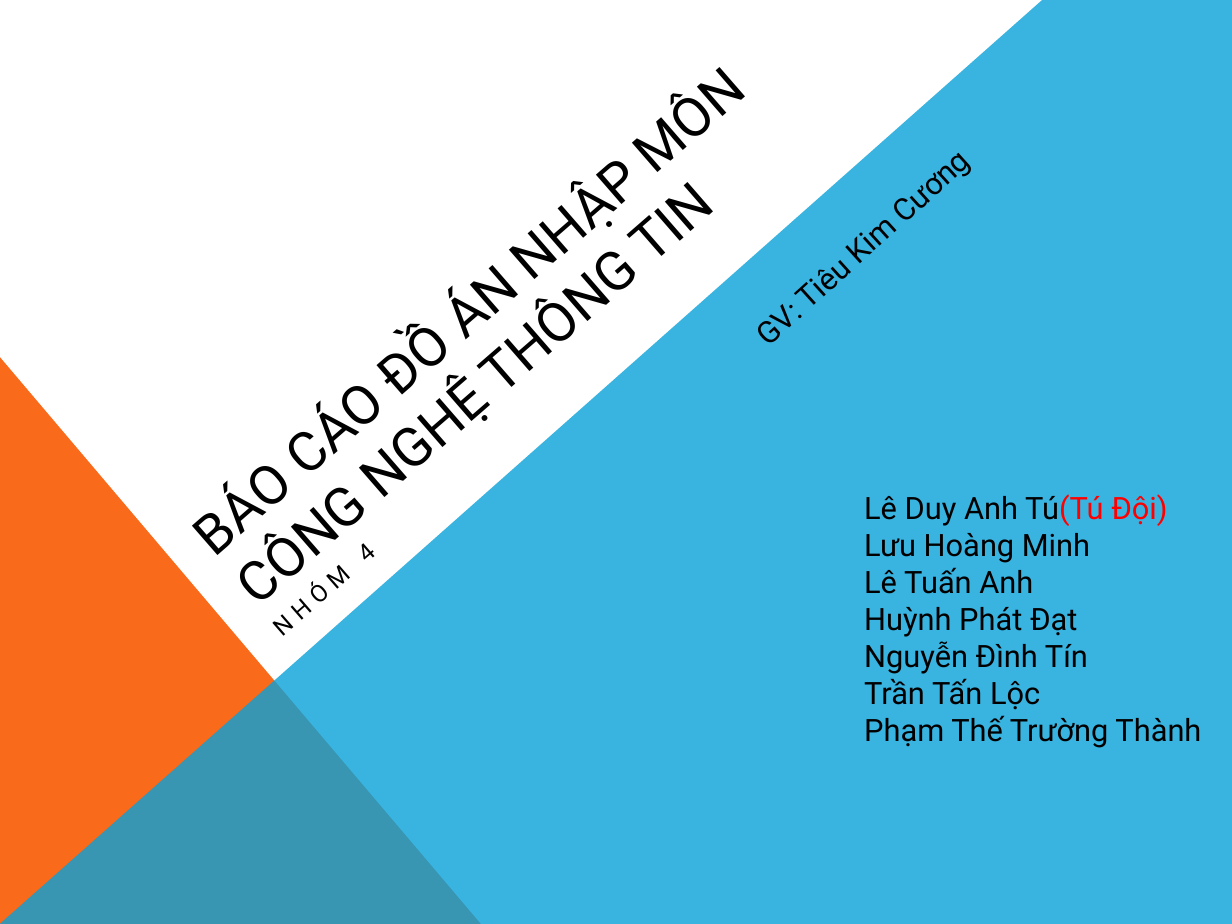
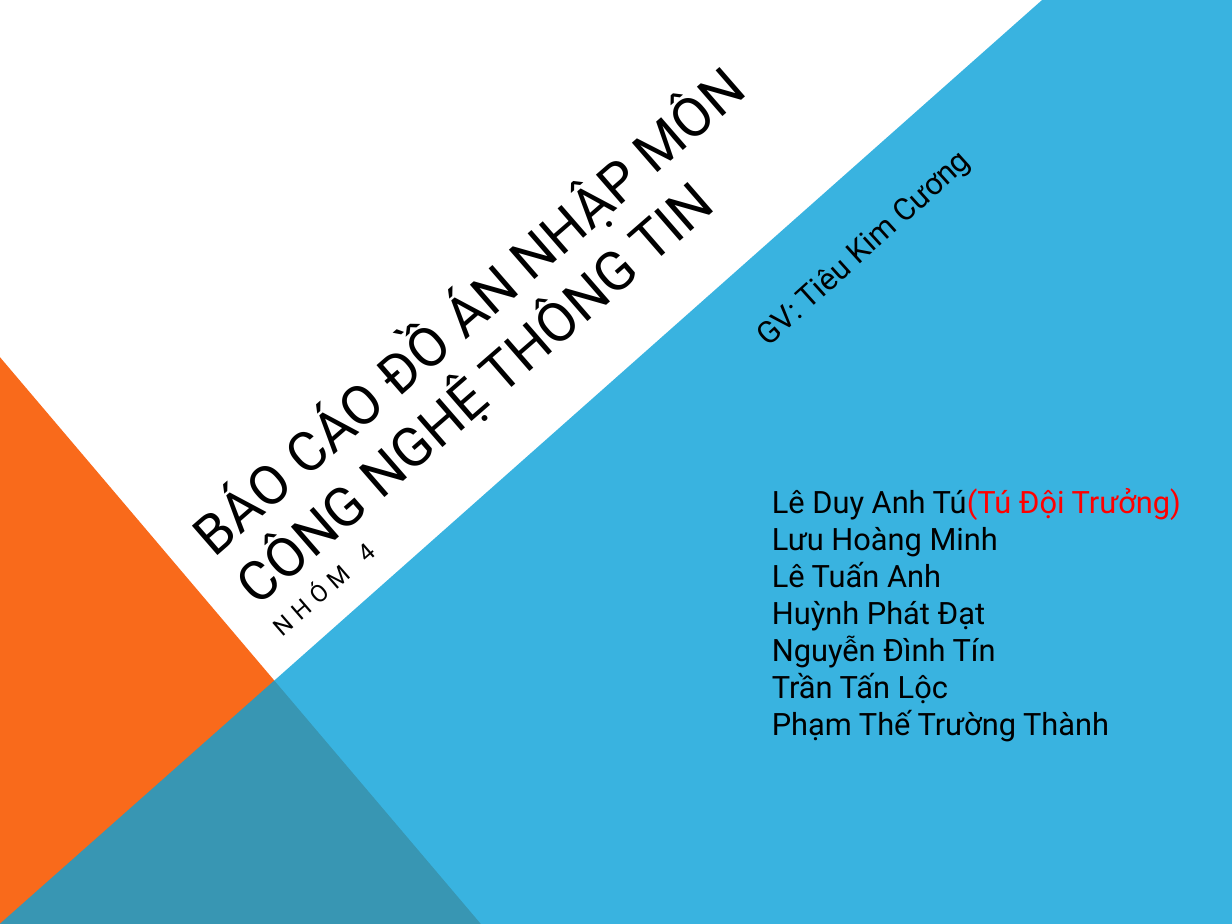
Before and after one commit to HoshikiShiro/Nhom4, a slide deck: slide 1 of Nhom4.pptx. Drawn at 1232x924 pixels with LibreOffice and Linux fonts; fonts in the diff are those of the drawing; background and template pictures are left out. Boxes give left, top, right and bottom in pixels: in the first picture for what was removed or moved away, otherwise in the second. Text is boxed around its words. In the diff, an @@ line names an element or a change of style, - is before the commit and + after.

Commit message:
bai bao cao nhap mon
By Anh Tu 30/11/2017

```diff
--- a/Nhom4.pptx
+++ b/Nhom4.pptx
@@ text "Lê Duy Anh Tú(Tú Đội ...": place and size @@
-text "Lê Duy Anh Tú(Tú Đội ..." at box(864, 494, 1201, 748)
+text "Lê Duy Anh Tú(Tú Đội ..." at box(772, 488, 1181, 742)
@@ text at box(772, 488, 1181, 520): text changed; text colour #000000 to #FF0000 @@
-Lê Duy Anh Tú(Tú Đội)
+Lê Duy Anh Tú(Tú Đội Trưởng)
```
